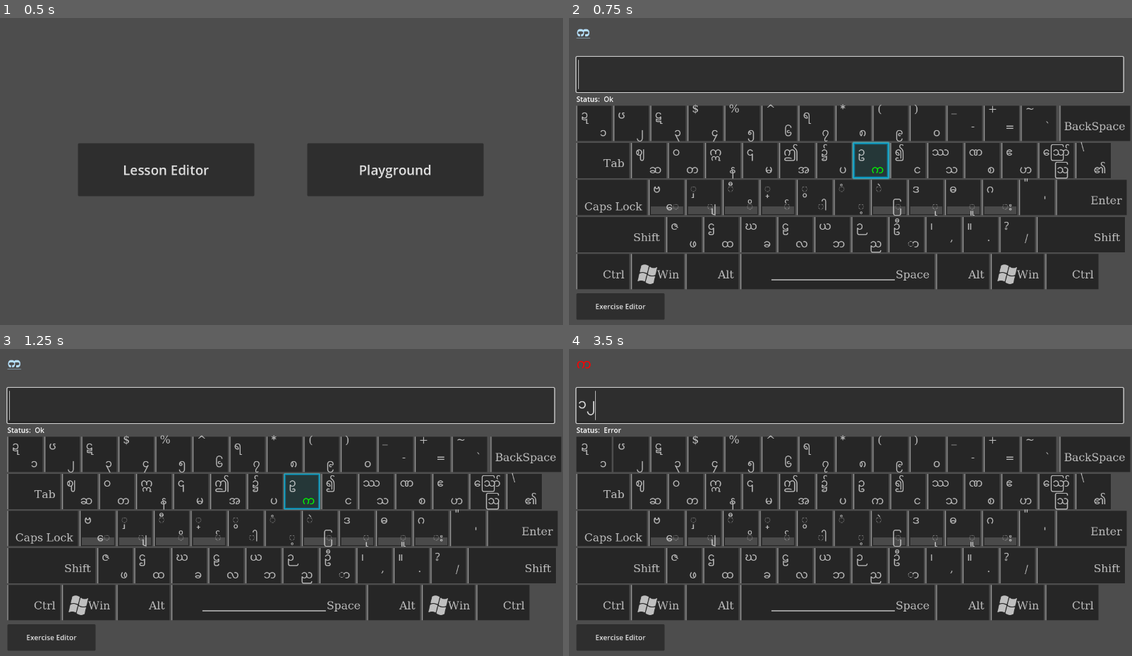
Above: before the commit, frames 1-4 (two rows, left to right).
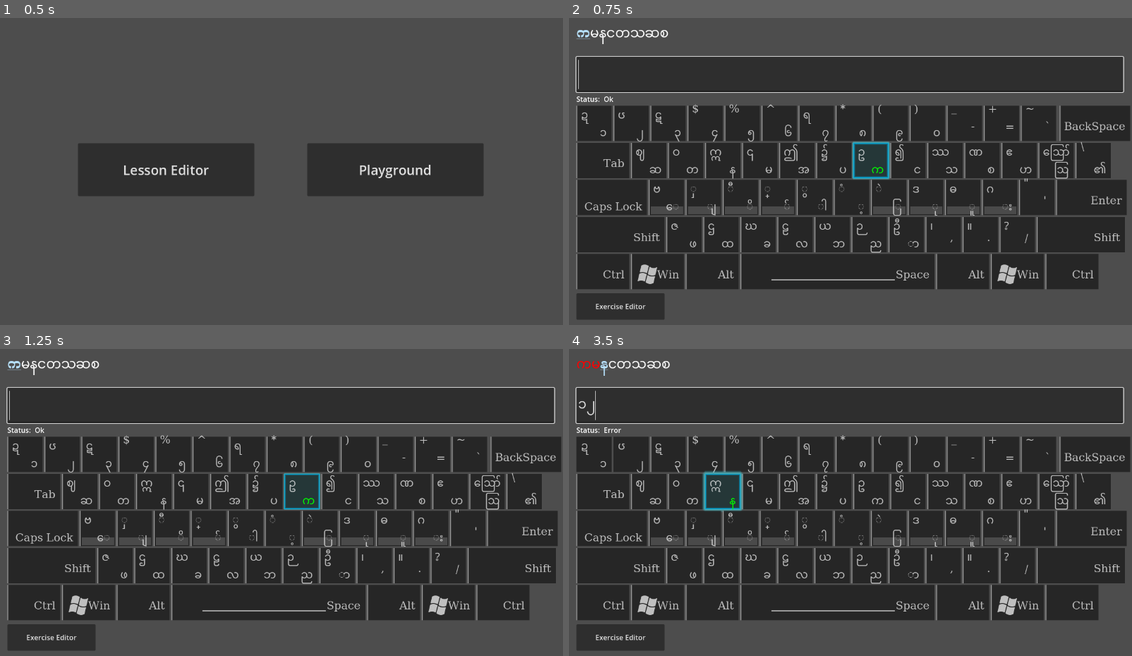
Above: after the commit, the same moments.

Repository: stmSi/Ultimate-Myanmar-Typing-Wizard
Game: Godot game, scene res://src/main.tscn
Same seed, same stepped clock (60 frames per second), same inputs: the game is played once before the commit and once after it.
Inputs (mouse positions are in pixels of both pictures, inside the frame that each line leads up to):
- Up to frame 1 (0.5 s): no input
- Up to frame 2 (0.75 s): click "Playground" at 0.5 s
- Up to frame 3 (1.25 s): no input
- Up to frame 4 (3.5 s): click (850, 404) at 1.27 s; type "12" at 1.35 s; click "Ok" at 2 s; click "Ok" at 2.75 s

Frame 1 is identical in both runs. In frame 2, 0.2% of the frame differs, in the area x 1-18%, y 3-9%; in frame 3, 0.2%; in frame 4, 0.6%, in the area x 4-31%, y 3-54%.

Commit message:
Random bullshit go!

Diff:
--- /dev/null
+++ b/Texts/Lessons/Basic/00000001.cfg
@@ -0,0 +1,3 @@
+[Exercise]
+
+texts=PackedStringArray("ကမနငတသဆစ", "ငန်", "အသင်", "ကိန်", "စားမလား", "ကစားမလား", "ကော်ဖီ သောက်မလား", "ကျေးဇူးတင်ပါသည်။ ဒါပေမယ့် ကော်ဖီ မကြိုက်ပါ။", "ဘာလာလုပ်သလဲ", "လသာသာ", "စားပြီးပြီလား", "မြန်မြန်လာ", "အထဲတွင် ဝင်ထိုင်ပါ", "ဝင်းလက်လင်းထိန်")
--- /dev/null
+++ b/Texts/Lessons/Basic/00000002.cfg
@@ -0,0 +1,3 @@
+[Exercise]
+
+texts=PackedStringArray("က", "မ", "န", "င", "လ", "ည", "တ", "စ")
--- a/Texts/Lessons/Basic/00000099.cfg
+++ /dev/null
@@ -1,3 +0,0 @@
-[Exercise]
-
-texts=PackedStringArray("က", "ငန်", "အသင်", "ကိန်", "စားမလား", "ကစားမလား", "လသာသာ", "စားပြီးပြီလား", "မြန်မြန်လာ", "အထဲတွင် ဝင်ထိုင်ပါ")
--- a/src/Autoload/GlobalHardCoded.gd
+++ b/src/Autoload/GlobalHardCoded.gd
@@ -5,8 +5,8 @@
 var intermediate_lessons_location: String = "./Texts/Lessons/Intermediate"
 var advanced_lessons_location: String = "./Texts/Lessons/Advanced"
 
-var eng_chars = "`1234567890-=qwertyuiop[]\\asdfghjkl;'zxcvbnm,./"
+var eng_chars = "`1234567890-=qwertyuiop[]\\asdfghjkl;'zxcvbnm,./ "
 
 var eng_shift_chars = "~!@#$%^&*()_+QWERTYUIOP{}|ASDFGHJKL:\"ZXCVBNM<>?"
-var mm_chars  = "`၁၂၃၄၅၆၇၈၉၀-=ဆတနမအပကငသစဟဩ၏ေျိ်ါ့ြုူး'ဖထခလဘညာ,./"
+var mm_chars  = "`၁၂၃၄၅၆၇၈၉၀-=ဆတနမအပကငသစဟဩ၏ေျိ်ါ့ြုူး'ဖထခလဘညာ,./ "
 var mm_shift_chars = "ဎဍၒဋ$%^ရ*()_+ဈဝဣ၎ဤ၌ဥ၍ဿဏဧဪ\\ဗှီ္ွံဲဒဓဂ\"ဇဌဃဠယဉဦ၊။?"
--- a/src/ExerciseEditor/exercise_editor.gd
+++ b/src/ExerciseEditor/exercise_editor.gd
@@ -146,7 +146,7 @@
 
 func _on_reset_btn_pressed() -> void:
 	# Reset
-	line_edit.text = ''
+	_on_lines_list_empty_clicked(Vector2.ZERO, -1)
 	pass # Replace with function body.
 
 
--- a/src/FollowUpText.gd
+++ b/src/FollowUpText.gd
@@ -1,6 +1,6 @@
 extends RichTextLabel
 
-var raw_text = 'Hello World မကလာတေ'
+var raw_text = '<Text Are not loaded yet.>'
 var written_text = ''
 
 @export var correct_color: Color = Color.GREEN
Empty file removed: Texts/Lessons/Basic/00000100.cfg
Not shown, added: screenshots/ExerciseEditor.png.import
Not shown, added: screenshots/Playground.png.import
